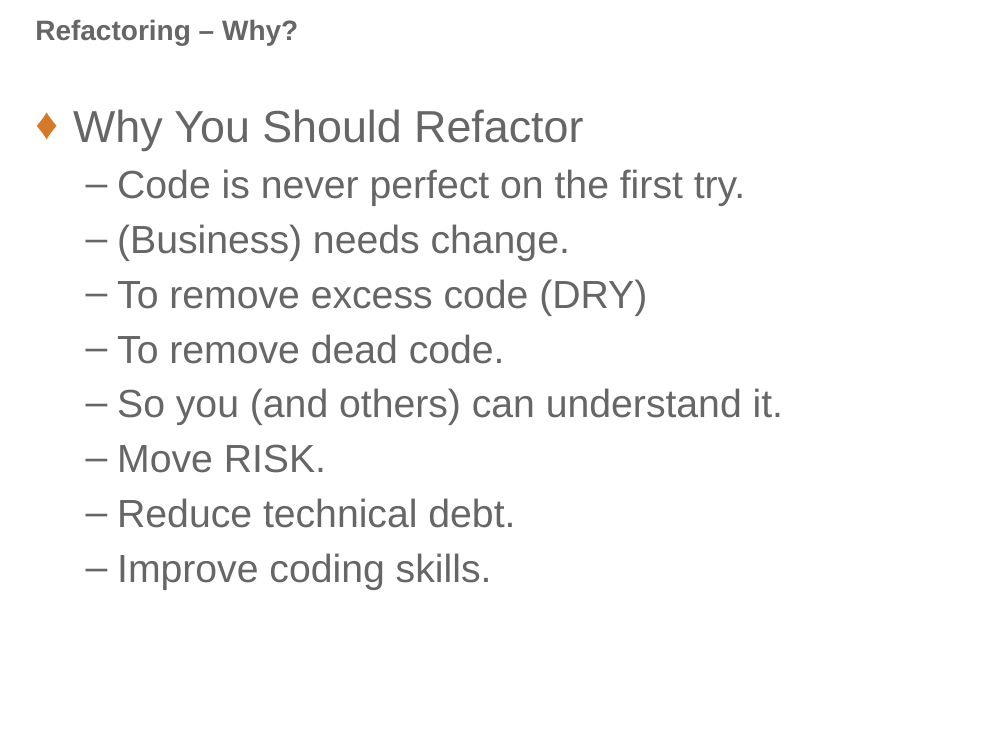
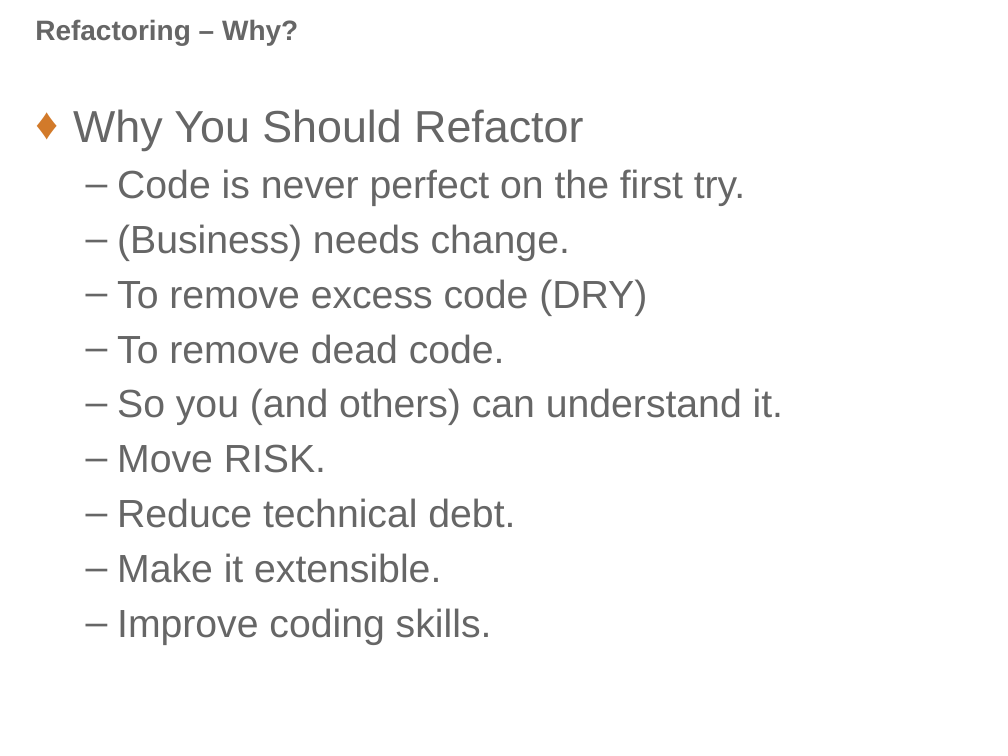
Before and after one commit to PatrickDelancy/RefactoringWorkshop, a slide deck: slide 8 of Refactoring Workshop.pptx. Drawn at 1008x756 pixels with LibreOffice and Linux fonts; fonts in the diff are those of the drawing; background and template pictures are left out. Boxes give left, top, right and bottom in pixels: in the first picture for what was removed or moved away, otherwise in the second. Text is boxed around its words. In the diff, an @@ line names an element or a change of style, - is before the commit and + after.

```diff
--- a/Refactoring Workshop.pptx
+++ b/Refactoring Workshop.pptx
@@ text at [117,553,441,583]: paragraph added @@
+  – Make it extensible.
```
Also in this commit, not shown: 3 other slides changed, 1 slide added.
